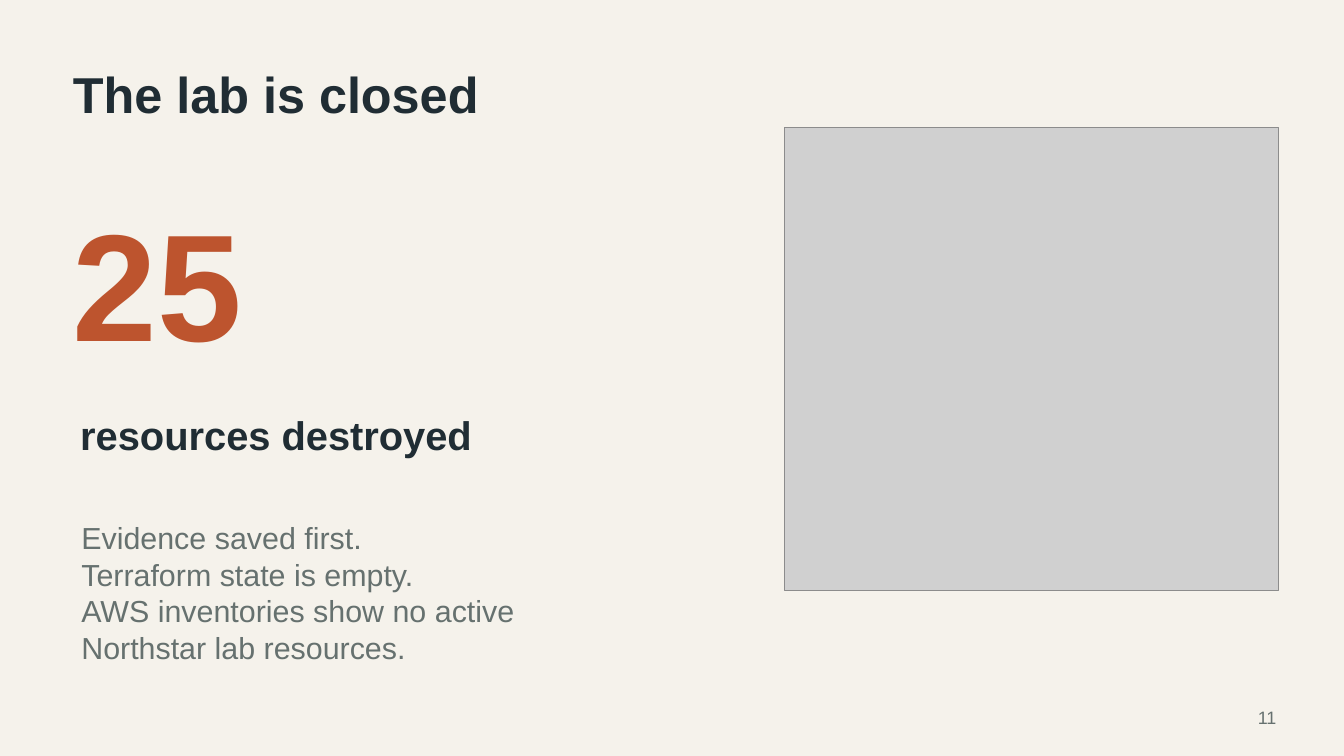
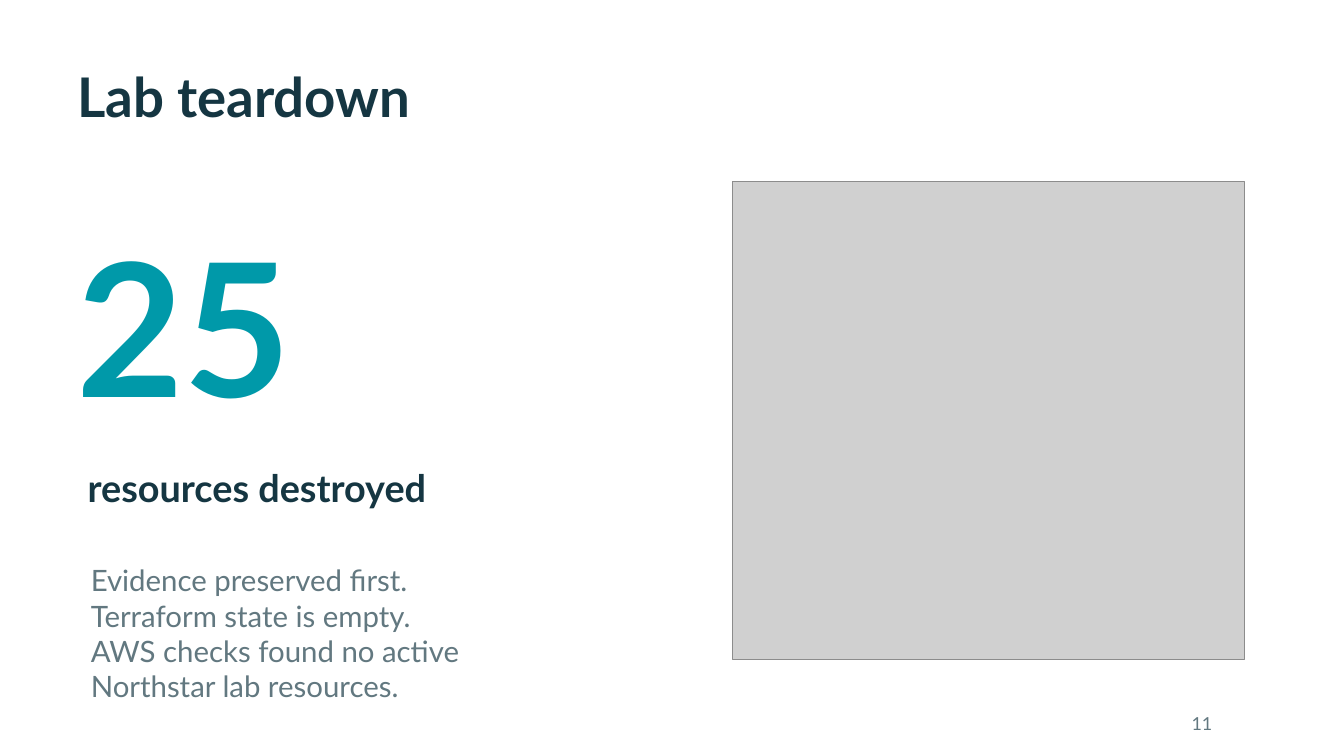
Before and after one commit to Shemarhn/northstar-aws-recovery, a slide deck: slide 11 of docs/presentation/Northstar-Repairs-Case-Study.pptx. Drawn at 1344x756 pixels with LibreOffice and Linux fonts; fonts in the diff are those of the drawing; grey boxes stand for pictures; background and template pictures are left out. Boxes give left, top, right and bottom in pixels: in the first picture for what was removed or moved away, otherwise in the second. Text is boxed around its words. In the diff, an @@ line names an element or a change of style, - is before the commit and + after.

Commit message:
Design Northstar case study with portrait and teal visual identity

```diff
--- a/docs/presentation/Northstar-Repairs-Case-Study.pptx
+++ b/docs/presentation/Northstar-Repairs-Case-Study.pptx
@@ background #F5F2EB to picture (left out) @@
@@ text removed at (73,76,479,114) @@
-The lab is closed
@@ text added at (77,76,410,118), 39 pt, text #153642, bold @@
+Lab teardown
@@ text "25": place and size @@
-text "25" at (73,234,242,343)
+text "25" at (76,261,291,399)
@@ text "25" at (76,261,291,399): size 108.8 to 132.8 pt, font Arial to Lato, text colour #BD542E to #0099A9 @@
@@ picture: place and size @@
-picture at (784,128,1279,591)
+picture at (733,181,1244,660)
@@ text "resources destroyed": place and size @@
-text "resources destroyed" at (80,421,472,458)
+text "resources destroyed" at (88,474,426,509)
@@ text "resources destroyed" at (88,474,426,509): size 28.5 to 27 pt, font Arial to Lato, text colour #202D34 to #153642 @@
@@ text "Evidence preserved first.": place and size @@
-text "Evidence preserved first." at (81,527,514,660)
+text "Evidence preserved first." at (91,569,459,697)
@@ text at (91,569,408,596): text changed; size 21.8 to 21 pt; font Arial to Lato; text colour #66716F to #627880 @@
-Evidence saved first.
+Evidence preserved first.
@@ text at (91,605,411,697): size 21.8 to 21 pt, font Arial to Lato, text colour #66716F to #627880 in "Terraform state is empty.", "Northstar lab resources." @@
@@ text at (91,640,459,662): text changed; size 21.8 to 21 pt; font Arial to Lato; text colour #66716F to #627880 @@
-AWS inventories show no active
+AWS checks found no active
@@ text "11": place and size @@
-text "11" at (1258,711,1277,724)
+text "11" at (1192,717,1213,730)
@@ text "11" at (1192,717,1213,730): font Arial to Lato, text colour #66716F to #627880 @@
```
Also in this commit, not shown: 7 other slides changed, 4 slides added, 4 slides removed, 21 other files.
